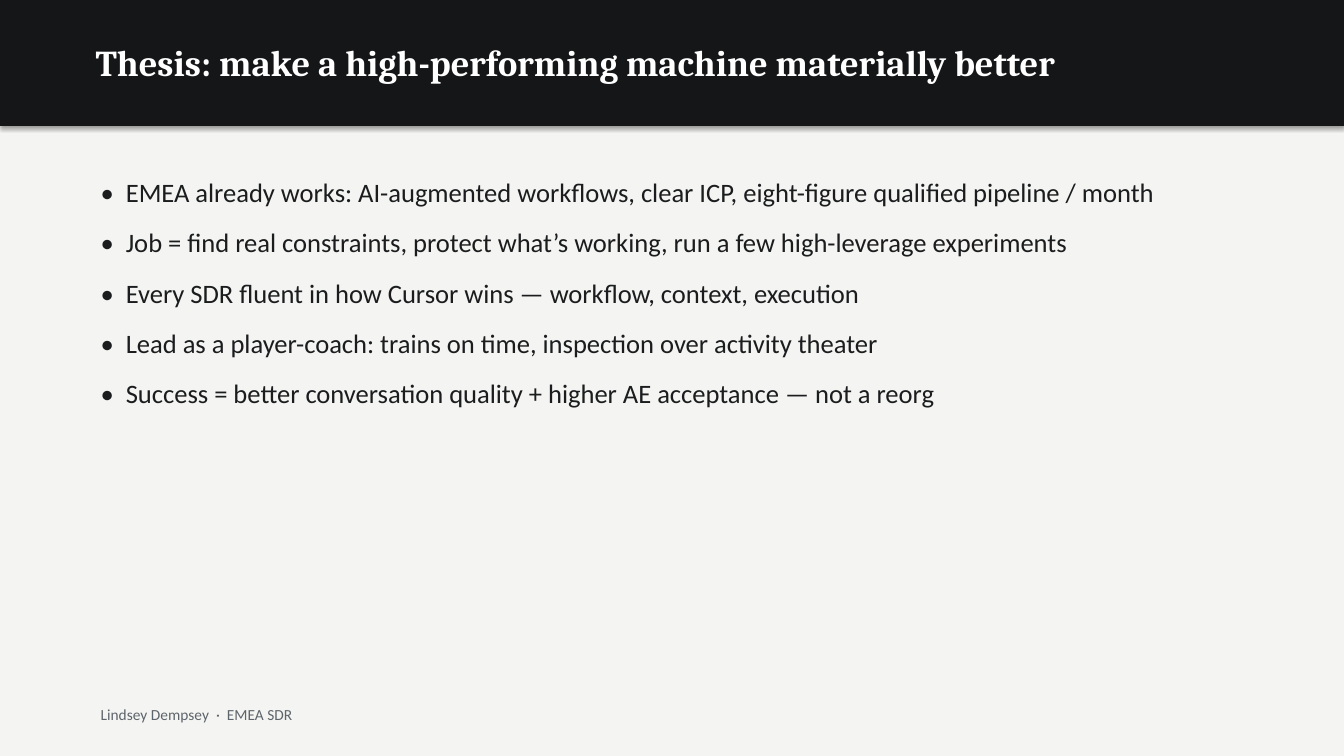
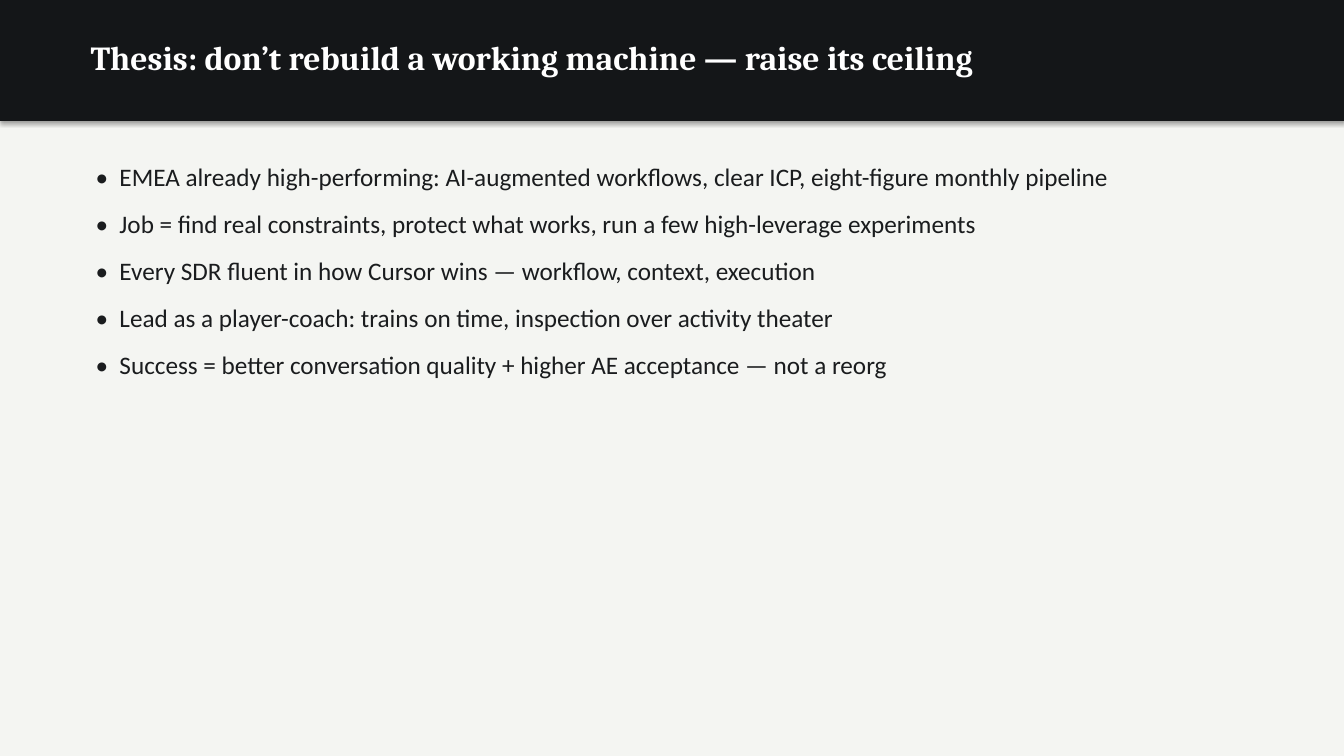
Before and after one commit to dempseli01-stack/lindsey, a slide deck: slide 2 of Lindsey_Presentation.pptx. Drawn at 1344x756 pixels with LibreOffice and Linux fonts; fonts in the diff are those of the drawing. Boxes give left, top, right and bottom in pixels: in the first picture for what was removed or moved away, otherwise in the second. Text is boxed around its words. In the diff, an @@ line names an element or a change of style, - is before the commit and + after.

```diff
--- a/Lindsey_Presentation.pptx
+++ b/Lindsey_Presentation.pptx
@@ rectangle: place and size @@
-rectangle at (0, 0, 1344, 126)
+rectangle at (0, 0, 1344, 121)
@@ text at (91, 46, 973, 78): text changed; size 26 to 24 pt @@
-Thesis: make a high-performing machine materially better
+Thesis: don’t rebuild a working machine — raise its ceiling
@@ text "• EMEA already high-performing: AI-augmented ...": place and size @@
-text "• EMEA already high-performing: AI-augmented ..." at (126, 183, 1154, 408)
+text "• EMEA already high-performing: AI-augmented ..." at (119, 168, 1107, 379)
@@ text at (119, 168, 1107, 238): text changed; size 19 to 18 pt @@
-• EMEA already works: AI-augmented workflows, clear ICP, eight-figure qualified pipeline / month
-• Job = find real constraints, protect what’s working, run a few high-leverage experiments
+• EMEA already high-performing: AI-augmented workflows, clear ICP, eight-figure monthly pipeline
+• Job = find real constraints, protect what works, run a few high-leverage experiments
@@ text at (119, 262, 887, 379): size 19 to 18 pt in "• Every SDR fluent in how Cursor ...", "• Lead as a player-coach: trains on ...", "• Success = better conversation quality + ..."; less space between paragraphs @@
@@ text removed at (101, 709, 292, 723) @@
-Lindsey Dempsey · EMEA SDR
```
Also in this commit, not shown: 20 other slides changed, 3 other files.
